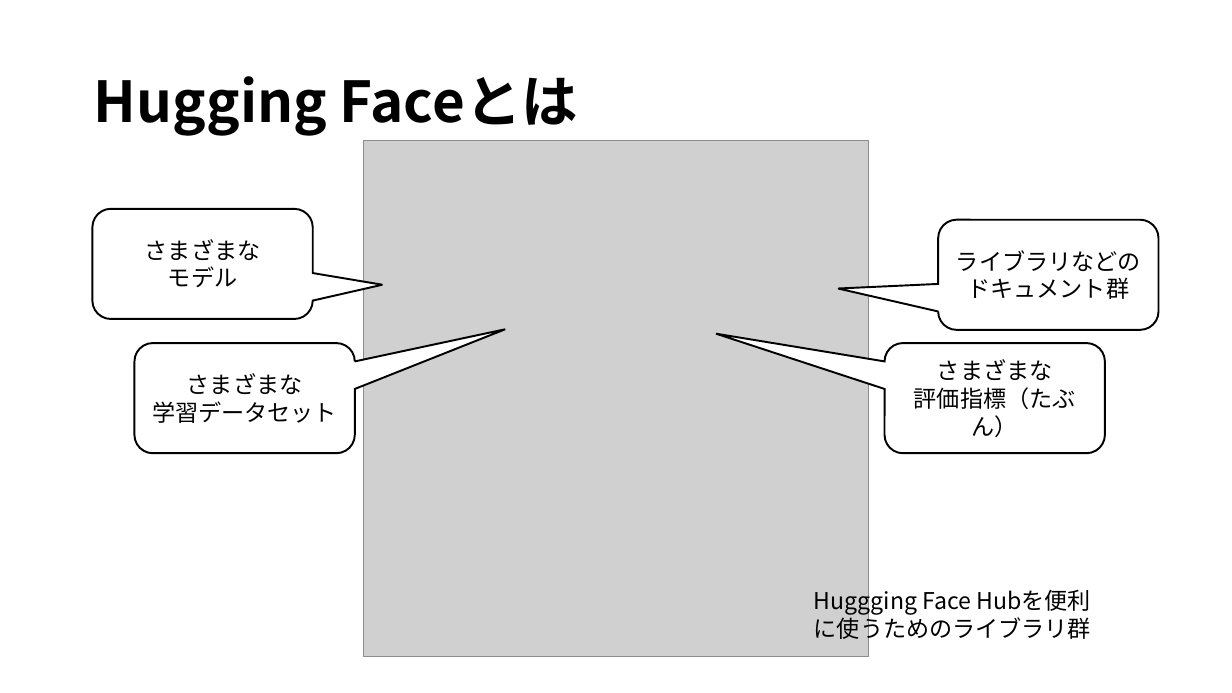
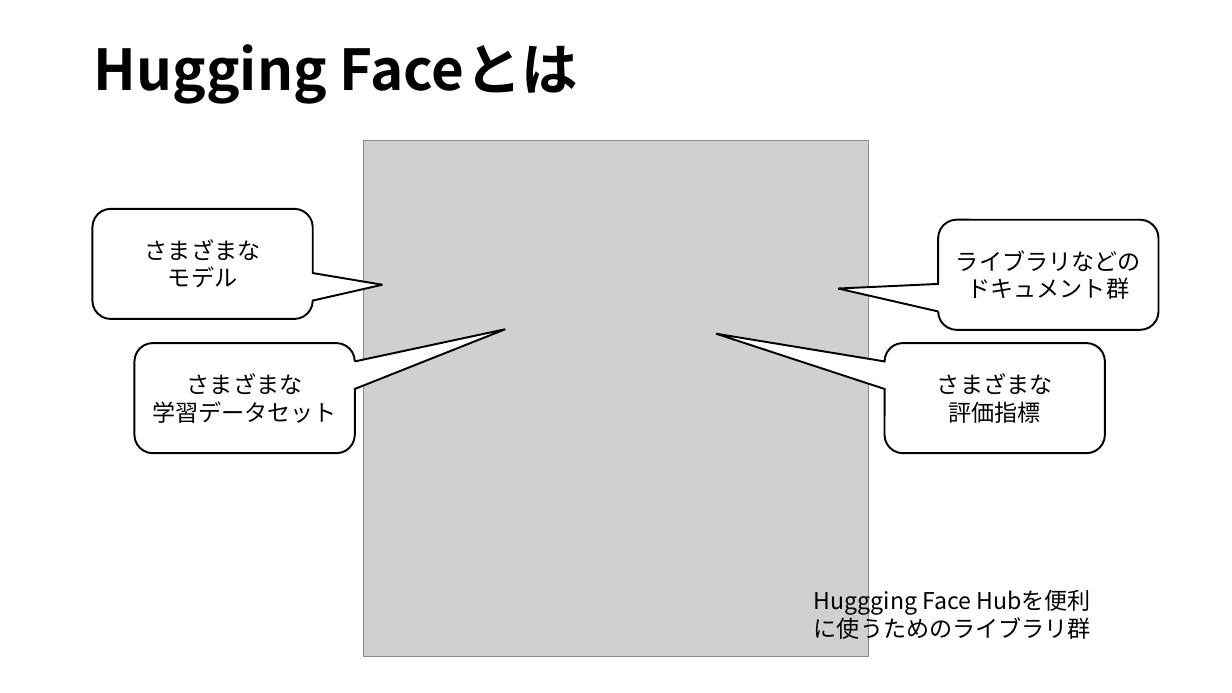
Before and after one commit to ikedachin/study_huggingface, a slide deck: slide 6 of huggingface 発表資料.pptx. Drawn at 1232x693 pixels with LibreOffice and Linux fonts; fonts in the diff are those of the drawing; grey boxes stand for pictures; background and template pictures are left out. Boxes give left, top, right and bottom in pixels: in the first picture for what was removed or moved away, otherwise in the second. Text is boxed around its words. In the diff, an @@ line names an element or a change of style, - is before the commit and + after.

```diff
--- a/huggingface 発表資料.pptx
+++ b/huggingface 発表資料.pptx
@@ title "Hugging Faceとは" at [94, 44, 578, 104]: vertical alignment middle to top @@
@@ text in rounded speech box at [949, 401, 1041, 423]: text changed @@
-評価指標（たぶん）
+評価指標
```
Also in this commit, not shown: 10 other slides changed, 3 slides added, 1 slide removed.
